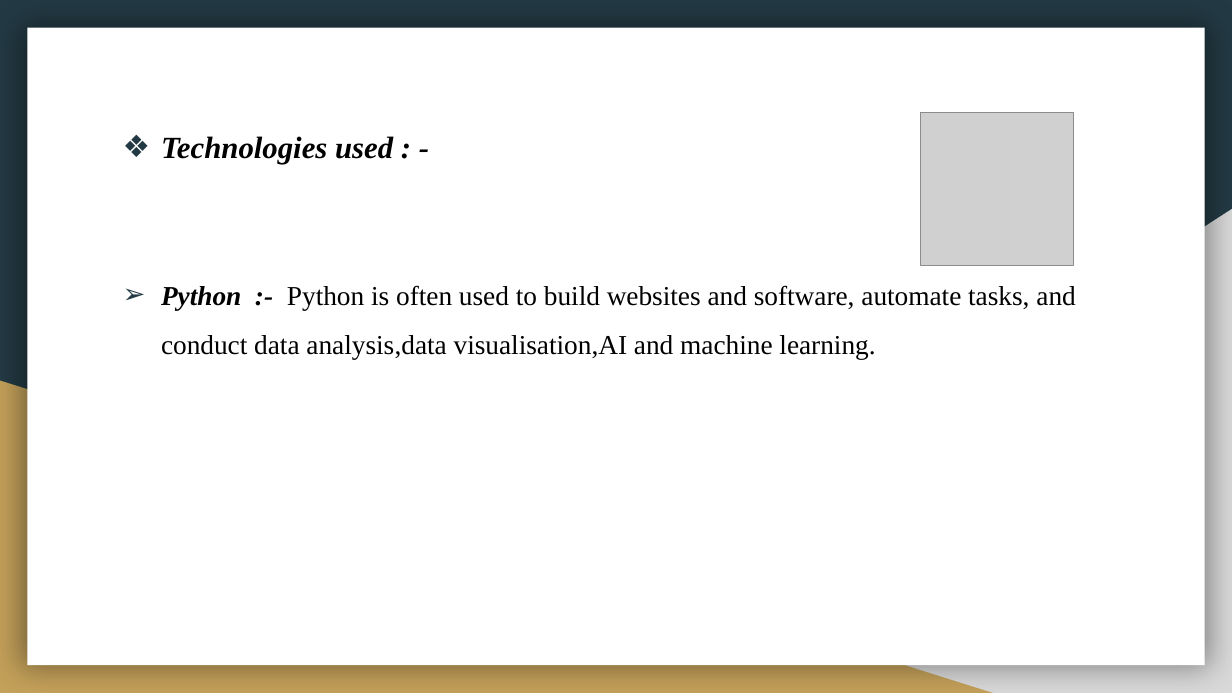
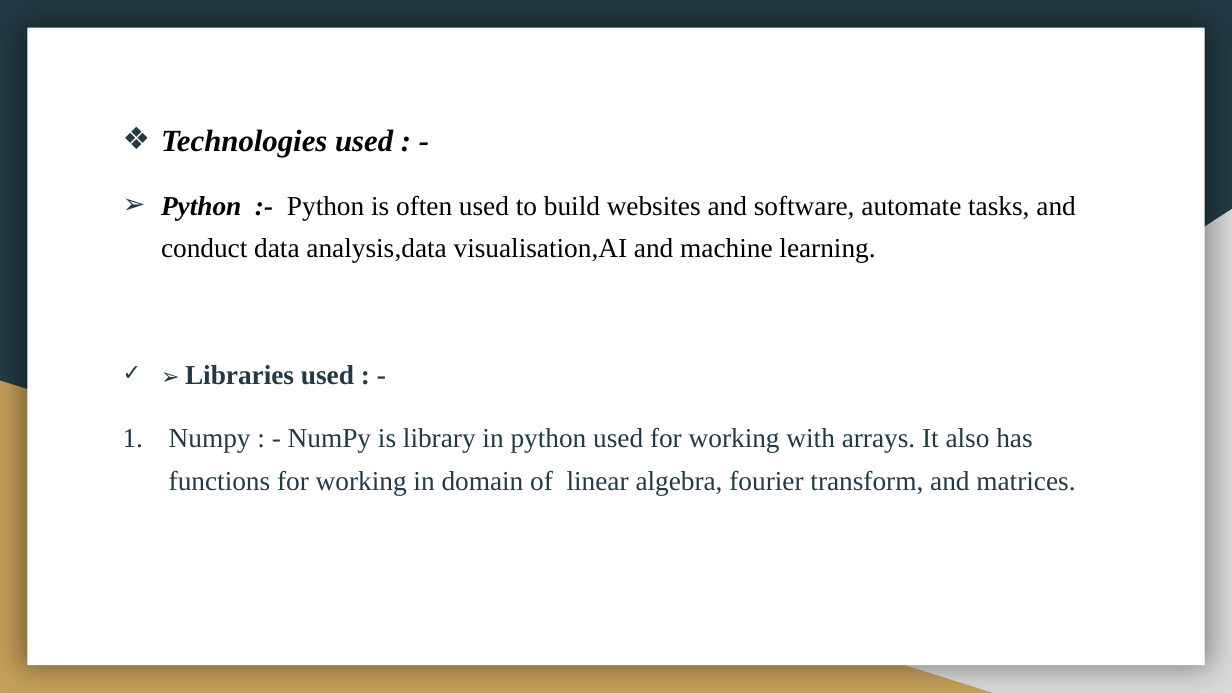
Before and after one commit to 2000nilratan/Implementation-of-Association-Rule-Mining, a slide deck: slide 10 of PPT on Implementation of Association Rule Mining.pptx (slide 12 before the commit). Drawn at 1232x693 pixels with LibreOffice and Linux fonts; fonts in the diff are those of the drawing; grey boxes stand for pictures. Boxes give left, top, right and bottom in pixels: in the first picture for what was removed or moved away, otherwise in the second. Text is boxed around its words. In the diff, an @@ line names an element or a change of style, - is before the commit and + after.

```diff
--- a/PPT on Implementation of Association Rule Mining.pptx
+++ b/PPT on Implementation of Association Rule Mining.pptx
@@ picture removed at bbox=[920, 113, 1073, 266] @@
@@ text at bbox=[161, 129, 1075, 263]: line spacing 1.5 to 1.3 @@
@@ text at bbox=[169, 365, 1075, 495]: paragraphs added @@
+✓ ➢ Libraries used : -
+1. Numpy : - NumPy is library in python used for working with arrays. It also has functions for working in domain of linear algebra, fourier transform, and matrices.
```
Also in this commit, not shown: 4 other slides changed, 6 slides added, 4 slides removed, 1 other file.
